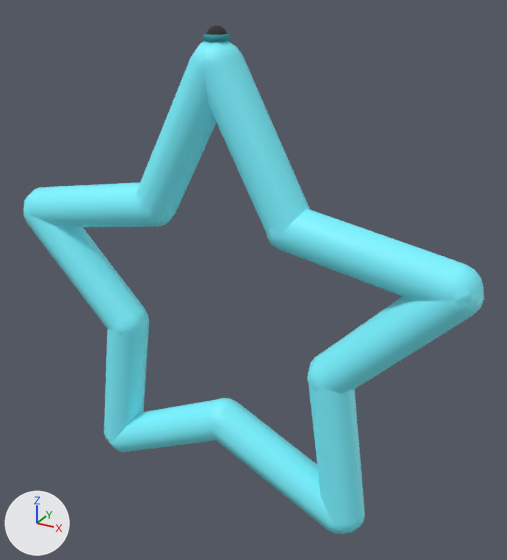
Two versions of the glTF model tubeStar.gltf, one commit apart.
Camera for both pictures: a camera (50 mm lens) standing at (2.19, -3.55, 3.49) and looking at (0.17, 0.12, 1.66). Arrows for +X, +Y and +Z are at lower left; the lights stay in place. Where no turn or scale is listed for an object, it has been applied to the vertices.

Objects in the first picture: 'Capsule', 'Capsule.001', 'Capsule.004', 'Capsule.005', 'Capsule.006', 'Capsule.007', 'Capsule.008', 'Capsule.009', 'Capsule.010', 'Capsule.011'.
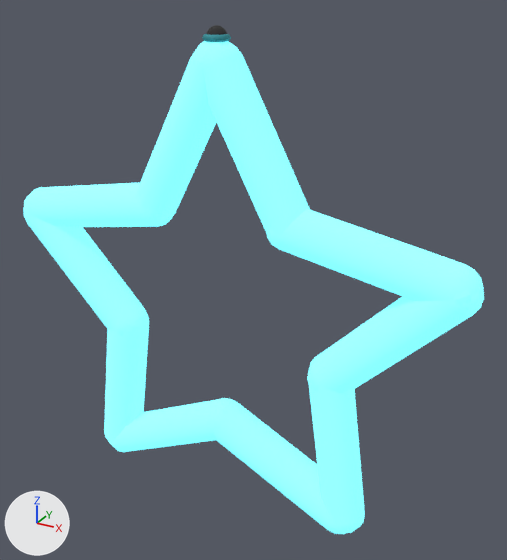
What differs and where, as boxes (x1, y1, x2, y2) in the pictures (507 x 560 px):
'Capsule', surface changed
    both: (267, 209, 484, 304)
'Capsule.011', surface changed, recoloured
    both: (201, 41, 310, 243)
'Capsule.001', surface changed
    both: (307, 283, 484, 394)
'Capsule.010', surface changed, recoloured
    both: (136, 41, 216, 222)
'Capsule.005', surface changed, recoloured
    both: (207, 398, 347, 534)
'Capsule.004', surface changed, recoloured
    both: (309, 379, 365, 533)
'Capsule.008', surface changed, recoloured
    both: (23, 204, 148, 336)
'Capsule.009', surface changed, recoloured
    both: (24, 183, 176, 227)
'Capsule.007', surface changed, recoloured
    both: (104, 307, 149, 447)
'Capsule.006', surface changed, recoloured
    both: (108, 399, 237, 452)

The change, as a diff of the scene's bpy script:
```diff
--- a/tubeStar.gltf.py
+++ b/tubeStar.gltf.py
@@ mat_material_0 @@
 mat_material_0.emission_color = (0.195, 0.888, 1.0)  # cyan #7af2ff
-mat_material_0.emission_strength = 0.05
+mat_material_0.emission_strength = 1.0
@@ mat_material_1 @@
 mat_material_1.emission_color = (0.195, 0.888, 1.0)  # cyan #7af2ff
-mat_material_1.emission_strength = 0.05
+mat_material_1.emission_strength = 1.0
@@ me_mesh_3 @@
 me_mesh_3.from_pydata(...)  # 82 vertices, 136 faces; spans x -0.218..0.218, y -0.15..0.15, z -0.644..0.644
-me_mesh_3.materials.append(mat_material_1)  # cyan #7af2ff
+me_mesh_3.materials.append(mat_material_3)  # black #333333
@@ me_mesh_4 @@
 me_mesh_4.from_pydata(...)  # 82 vertices, 136 faces; spans x -0.599..0.599, y -0.15..0.15, z -0.369..0.369
-me_mesh_4.materials.append(mat_material_1)  # cyan #7af2ff
+me_mesh_4.materials.append(mat_material_4)  # cyan #7af2ff
@@ me_mesh_5 @@
 me_mesh_5.from_pydata(...)  # 82 vertices, 136 faces; spans x -0.599..0.599, y -0.15..0.15, z -0.369..0.369
-me_mesh_5.materials.append(mat_material_1)  # cyan #7af2ff
+me_mesh_5.materials.append(mat_material_5)  # cyan #7af2ff
@@ me_mesh_6 @@
 me_mesh_6.from_pydata(...)  # 82 vertices, 136 faces; spans x -0.218..0.218, y -0.15..0.15, z -0.644..0.644
-me_mesh_6.materials.append(mat_material_1)  # cyan #7af2ff
+me_mesh_6.materials.append(mat_material_6)  # cyan #7af2ff
@@ me_mesh_7 @@
 me_mesh_7.from_pydata(...)  # 82 vertices, 136 faces; spans x -0.497..0.497, y -0.15..0.15, z -0.51..0.51
-me_mesh_7.materials.append(mat_material_1)  # cyan #7af2ff
+me_mesh_7.materials.append(mat_material_7)  # cyan #7af2ff
@@ me_mesh_8 @@
 me_mesh_8.from_pydata(...)  # 82 vertices, 136 faces; spans x -0.64..0.64, y -0.15..0.15, z -0.235..0.235
-me_mesh_8.materials.append(mat_material_1)  # cyan #7af2ff
+me_mesh_8.materials.append(mat_material_8)  # cyan #7af2ff
@@ me_mesh_9 @@
 me_mesh_9.from_pydata(...)  # 82 vertices, 136 faces; spans x -0.384..0.384, y -0.15..0.15, z -0.591..0.591
-me_mesh_9.materials.append(mat_material_1)  # cyan #7af2ff
+me_mesh_9.materials.append(mat_material_9)  # cyan #7af2ff
@@ me_mesh_10 @@
 me_mesh_10.from_pydata(...)  # 82 vertices, 136 faces; spans x -0.384..0.384, y -0.15..0.15, z -0.591..0.591
-me_mesh_10.materials.append(mat_material_1)  # cyan #7af2ff
+me_mesh_10.materials.append(mat_material_10)  # cyan #7af2ff
```
